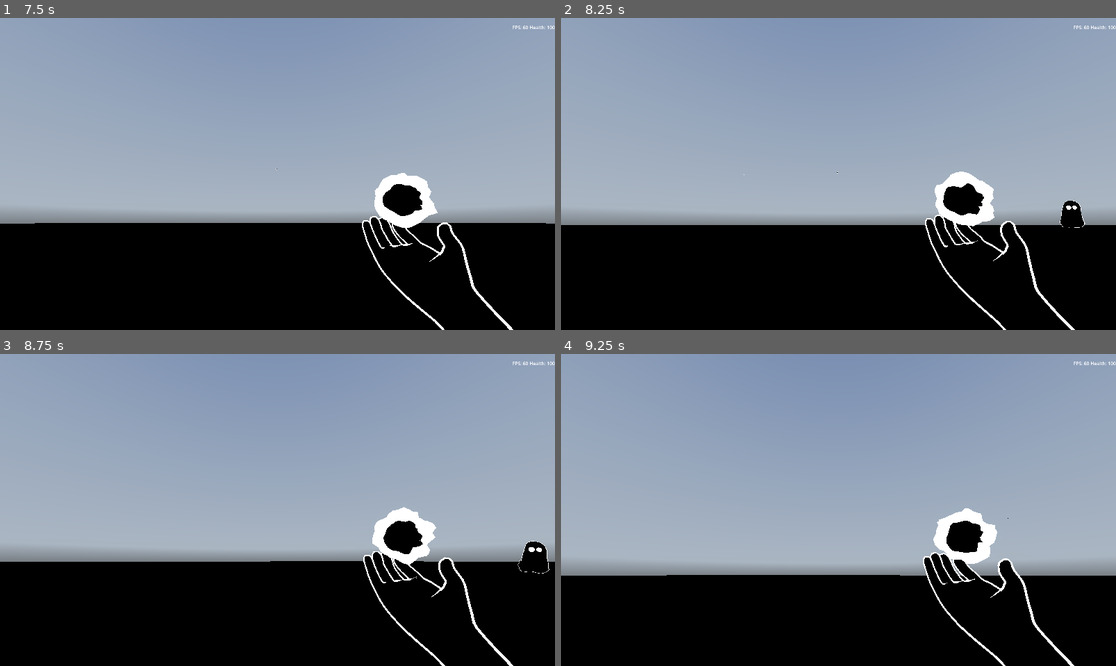
Above: before the commit, frames 1-4 (two rows, left to right).
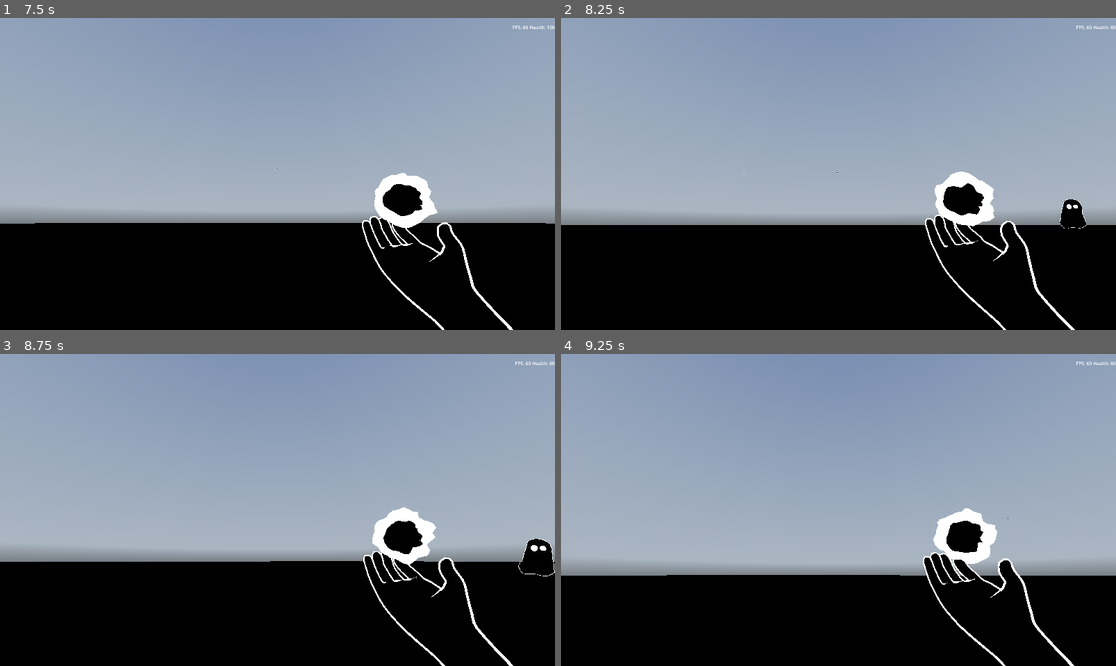
Above: after the commit, the same moments.

Repository: mahdiG/zombool
Game: Godot game, scene res://main.tscn
The game is run twice, just before and just after one commit, with the same random seed, the same clock (stepped at 60 frames per second) and the same inputs. A sky picture missing from this copy of the repository is replaced by a grey-blue gradient.
Inputs (mouse positions are in pixels of both pictures, inside the frame that each line leads up to):
- Up to frame 1 (7.5 s): click "Play" at 0.5 s; move the mouse to (271, 180) at 1.27 s; hold W (move_forward) 1.28-3.53 s; click (271, 180) at 1.35 s; tap Space (jump) at 1.52, 2.27, 3.77, 4.52, 5.27, 6.77 s; move the mouse to (316, 177) at 2.02 s; click (316, 177) at 2.1 s; move the mouse to (233, 170) at 2.77 s; click (233, 170) at 2.85 s; move the mouse to (283, 174) at 3.52 s; hold A (move_left) 3.53-4.28 s; click (283, 174) at 3.6 s; move the mouse to (255, 167) at 4.27 s; hold W (move_forward) 4.28-6.53 s; click (255, 167) at 4.35 s; move the mouse to (305, 174) at 5.02 s; click (305, 174) at 5.1 s; move the mouse to (249, 174) at 5.77 s; click (249, 174) at 5.85 s; move the mouse to (288, 167) at 6.52 s; hold D (move_right) 6.53-7.28 s; click (288, 167) at 6.6 s; move the mouse to (271, 180) at 7.27 s; hold W (move_forward) from 7.28 s (still down); click (271, 180) at 7.35 s
- Up to frame 2 (8.25 s): keep holding W (move_forward); tap Space (jump) at 7.52 s; move the mouse to (877, 177) at 8.02 s; click (877, 177) at 8.1 s
- Up to frame 3 (8.75 s): keep holding W (move_forward); tap Space (jump) at 8.27 s
- Up to frame 4 (9.25 s): keep holding W (move_forward); move the mouse to (794, 506) at 8.77 s; click (794, 506) at 8.85 s

Frame 1 is identical in both runs. In frame 2, 0.1% of the frame differs, in the area x 89-100%, y 2-68%; in frame 3, 0.2%, in the area x 92-100%, y 2-72%; in frame 4, less than 0.1%.

Commit message:
increase enemy speed

Diff:
--- a/enemy.gd
+++ b/enemy.gd
@@ -2,7 +2,7 @@
 
 signal died()
 
-@export var speed := 5.0
+@export var speed := 10
 
 @onready var navigation_agent: NavigationAgent3D = $NavigationAgent
 @onready var attack_cooldown_timer: Timer = $AttackCooldownTimer
